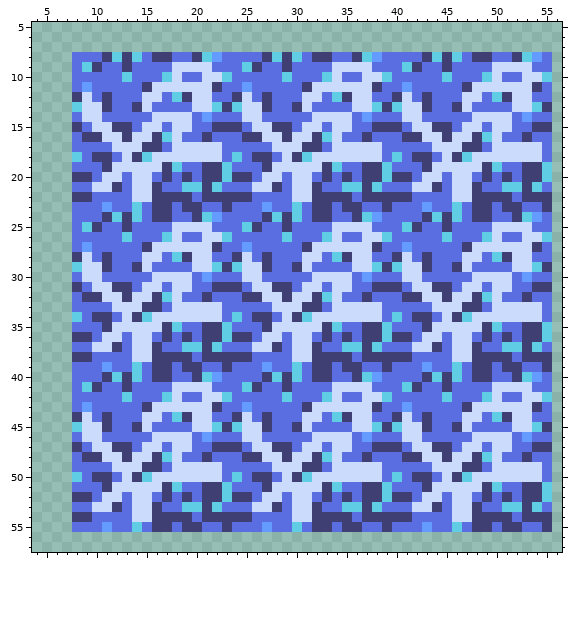
One commit to this pixel-art file: Environment Art 1301/Assignment 1 Game Boy Tile Sets/Water_Streams_3x3.aseprite. The first picture shows the starting point.
64x64 pixels, 1 frame. Shown: x 4..56, y 5..57.
New version:
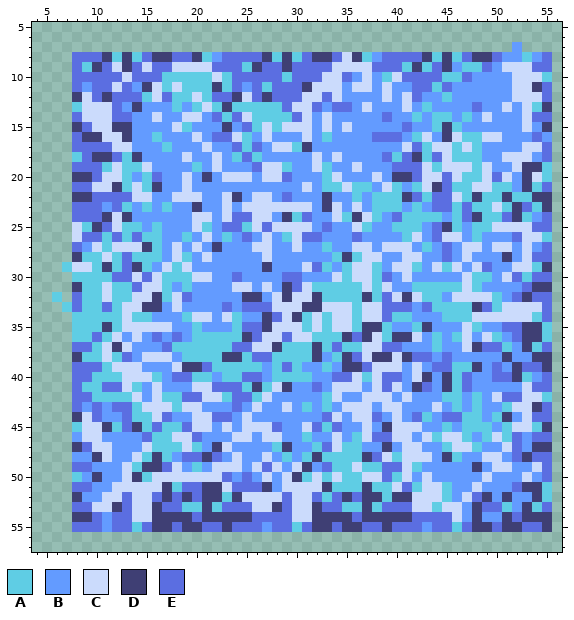
Palette (. is transparent): A #5fcde4  B #639bff  C #cbdbfc  D #3f3f74  E #5b6ee1
From old to new:
Changed rows in their new state; - is an unchanged pixel.
first column x 6:
 7 ----------------------------------------------B---
 8 -----------------------------C---------------BB---
 9 ------C--C---------------------------A--BAA-B-----
10 -------C----AAAA-----------C--B-B-C-----A-BBBBC---
11 ------C-B--A-AAA-A---A-------B--BCB---A-BBBBBB----
12 ---------A---A-A------------CBBBBCB--BBABBBBBB--C-
13 -----C-B-BBBABA----AAAA-C--B--B-BBB-BABBBB-BBCB---
14 -----C--BB-BB-C--A--AAAA-CB-BBB-B-BBABAABAB-BBBC--
15 --------BBBB-ABBB-B-A-ACC-BCB-BBBBB-BBA-ABBBBBBCB-
16 --------BBABBBCB--CAB-BBB-B-BBBB---BA-B--AAC-BBB-B
17 --------BBBABBB-BB-A-B--A-BBBBBBBBBC-A--ACABBBB---
18 -------A-BBBB-BB-B--ABBBBB-B-BBBB----A--A-ABB---B-
19 -----A-AA-BBBBABCBBB-C-ABB-ABBCBBB---CA---ACBBC---
20 -------ABA-BBCB-BCCCB---BBBACBBBCB-------AAC-CB-C-
21 -------A-A-BBCBBBBBBBBBBB-BAAC-ABCABA---AACCA-B---
22 ----------BBCCCBBC-BCCB-BBB-BBABAAA--A---A-AA-AA--
23 -------ABABABB-BBCBCCCCCCCB-CBCBAAABA-----AACA--A-
24 ------C-BBBBBBCC-C--CCB---BBCA-CAB-AAA-B---AA-----
25 --C---CAABABBB-AB---C-CCCCB-BB-ABBA-AB--ABAA------
26 --C--A---AABBAB-B-B-BCB-C--BBB-BBBBACB-CCBABBB----
27 ----CACCC-AB-B-B-BB-CCBBCBBABB--BCCCBAB-BC-B--B-B-
28 ---AACA-AAABCAB-BBBBBCBBBBBB--A-CBB-CBB-B-BBB-B---
29 -AC-A-A--ABCACBBBBBBB-BBB--ABA---BC-ABCACBC-BB----
30 --AAAA--C--AAACCBB-BBBB--BBB-ACCA-B-BBBBBCAAB--A--
31 ---AA-AA---ABABBBBCCB-B---AAAAACACBBAAAAA-ABBBB---
32 A--AA-AA------BBBBB--B------AAA-A-C-CAAB--CCAB----
33 -A-AA-A----B-BBBB-B--------C--A-----B-AAAA--A-----
34 ---AAAA-A-BBBA--BC-BB------A--A----ABBBAA-------A-
35 --AAA-A----CBBABBBA------A-ACCA---BBA-BBB-ABB-----
36 --AA-A-B-B-B-BAAA-A-------AAA---C---CBABA-BCAB----
37 ----A--CBBB-A--A-A-----AAA-A---CC--BBBABB-----B---
38 ---AACA-B-CCBAAAA--A--AAAA-BA--C--C---B-BBBBB-BB--
39 -----ACCCBBBC---AAAAA-A--BBAB---CCCBC----A-B-B----
40 ----AA-CCCAB--A--AA--B-A-ABB--C-C--BC-B---BB------
41 ----A--CABCBBB-------AC-BB-B---BC-CB--B-A-BBBBB---
42 ----AAA-CBC-A-------ACBBBBB--BB--CBCBBB-ABAB------
43 -----B--AC--A--BBB--CBBCBABAB---BCC-BBCBABABBA----
44 -----BB-AA--BB----B-BBBBBBB-CB---BCB-AB--AAB--B---
45 ------A--A-AA---BCB--C-BB--A-BB-B-C--BBABAAABA----
46 --B--BBBB-AA----BBC-BCCBBABB-BAC--C-BCACCABA-A----
47 ------BBB-AAA-AB-CBBBBA-BBA--AABB-BC-BBAC-ABB--B--
48 --BB--BB-A--B----BCBB-BABA--AAA--CACC-B-ABBC-B----
49 ----BBB-A----BAB-CCBC--B--B-AA-AA--CABBBBB-B--BB--
50 ---B-BB-----------B-BCB----A-AA----CBCBBBBB-BBB-B-
51 ----BB-----------C----B------AA-A-C-AC-ABB-BBB----
52 ---BB--------------CC------A--------C--AB---B-BB--
53 --------------------------------------AC-B----B---
54 -----B-----------------------------------B-BB-----
